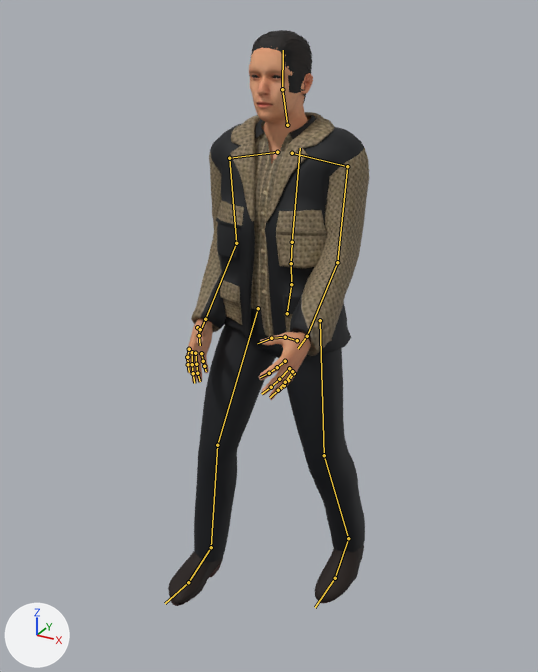
The glTF model public/models/npcs/parkhurst-architect.glb as it was, and as the next commit left it.
Before and after are seen from a camera (50 mm lens) standing at (1.011, -1.966, 1.911) and looking at (-0.043, -0.049, 0.953). The axes (+X, +Y, +Z) are drawn at lower left. The lights are the same throughout. The picture after the commit comes second. Both versions are drawn at frame 11 of the action 'walk'; the numbers are the values there. The bones that change, and the others that lie on the model, are drawn over the model as lines.

Names of what the first picture shows: 'EyesMesh', 'HairShoesMesh', 'OutfitMesh', 'SkinMesh'.
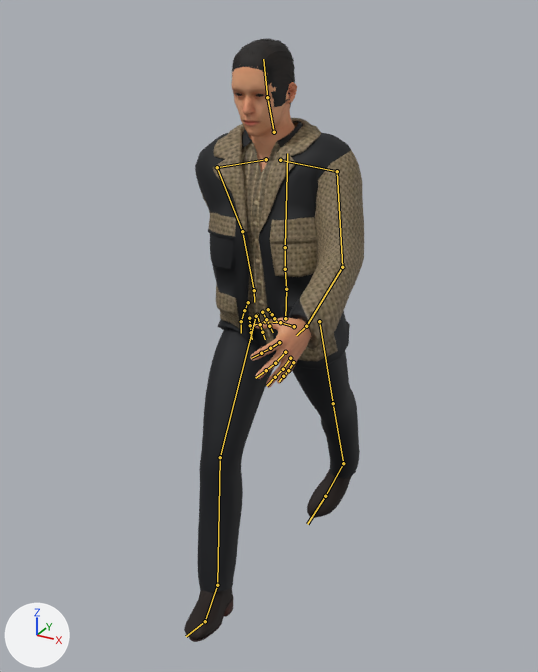
The change in detail:
Bone 'Hips' (bone_hips) moves from (0.0, 0.0, 0.0) to (-0.005, -0.017, -0.006).
Bone 'Hips' (bone_hips) turns from (0, -1, 0) to (6, 1, 6) degrees about its own x, y and z.
Bone 'Spine' (bone_spine) turns from (-1, 0, -1) to (-3, -2, -6) degrees about its own x, y and z.
Bone 'Chest' (bone_chest) turns from (-1, 0, 2) to (-3, -1, 4) degrees about its own x, y and z.
Bone 'UpperArm_L' (bone_upperarm_l) turns from (8, 0, -41) to (22, 7, -27) degrees about its own x, y and z.
Bone 'LowerArm_L' (bone_lowerarm_l) turns from (0, 0, 0) to (4, -2, -1) degrees about its own x, y and z.
Bone 'UpperArm_R' (bone_upperarm_r) turns from (-8, 0, 41) to (-43, 37, 9) degrees about its own x, y and z.
Bone 'LowerArm_R' (bone_lowerarm_r) turns from (0, 0, 0) to (-37, 4, 3) degrees about its own x, y and z.
Bone 'Head' (bone_head) turns from (0, 0, -1) to (11, -2, -3) degrees about its own x, y and z.
Bone 'UpperLeg_L' (bone_upperleg_l) turns from (1, 0, 0) to (30, -4, -4) degrees about its own x, y and z.
Bone 'LowerLeg_L' (bone_lowerleg_l) turns from (15, 1, 0) to (-7, 0, 1) degrees about its own x, y and z.
Bone 'Foot_L' (bone_foot_l) turns from (-4, 0, 0) to (3, -7, 18) degrees about its own x, y and z.
Bone 'UpperLeg_R' (bone_upperleg_r) turns from (-19, 0, -9) to (-34, 2, -24) degrees about its own x, y and z.
Bone 'LowerLeg_R' (bone_lowerleg_r) turns from (20, -2, 0) to (21, 0, 2) degrees about its own x, y and z.
Bone 'Foot_R' (bone_foot_r) turns from (-6, 0, 0) to (-6, 6, -21) degrees about its own x, y and z.

Pixel boxes (x1, y1, x2, y2) of what changed, in the pictures (538 x 672 px):
'OutfitMesh', posed
    before: (191, 112, 369, 562)
    after: (195, 118, 364, 592)
'SkinMesh', posed
    before: (186, 47, 313, 400)
    after: (232, 67, 311, 388)
'HairShoesMesh', posed (14% narrower)
    before: (168, 30, 364, 606)
    after: (184, 38, 352, 642)
'EyesMesh', posed
    before: (252, 75, 281, 78)
    after: (236, 93, 264, 97)
bone 'Hips', root to tip
    before: (287, 313) to (291, 284)
    after: (285, 318) to (286, 289)
bone 'Spine', root to tip
    before: (291, 284) to (291, 263)
    after: (286, 289) to (285, 269)
bone 'Chest', root to tip
    before: (291, 263) to (292, 242)
    after: (285, 269) to (285, 247)
bone 'UpperArm_L', root to tip
    before: (347, 166) to (337, 262)
    after: (337, 171) to (342, 267)
bone 'LowerArm_L', root to tip
    before: (337, 262) to (307, 336)
    after: (342, 267) to (306, 326)
bone 'UpperArm_R', root to tip
    before: (229, 158) to (236, 243)
    after: (217, 167) to (242, 231)
bone 'LowerArm_R', root to tip
    before: (236, 243) to (205, 319)
    after: (242, 231) to (254, 290)
bone 'Head', root to tip
    before: (282, 89) to (283, 50)
    after: (267, 97) to (263, 59)
bone 'UpperLeg_L', root to tip
    before: (320, 320) to (324, 455)
    after: (319, 321) to (333, 403)
bone 'LowerLeg_L', root to tip
    before: (324, 455) to (348, 538)
    after: (333, 403) to (343, 463)
bone 'Foot_L', root to tip
    before: (348, 538) to (335, 578)
    after: (343, 463) to (325, 496)
bone 'UpperLeg_R', root to tip
    before: (258, 308) to (217, 445)
    after: (256, 316) to (220, 457)
bone 'LowerLeg_R', root to tip
    before: (217, 445) to (211, 547)
    after: (220, 457) to (217, 585)
bone 'Foot_R', root to tip
    before: (211, 547) to (188, 582)
    after: (217, 585) to (205, 621)
